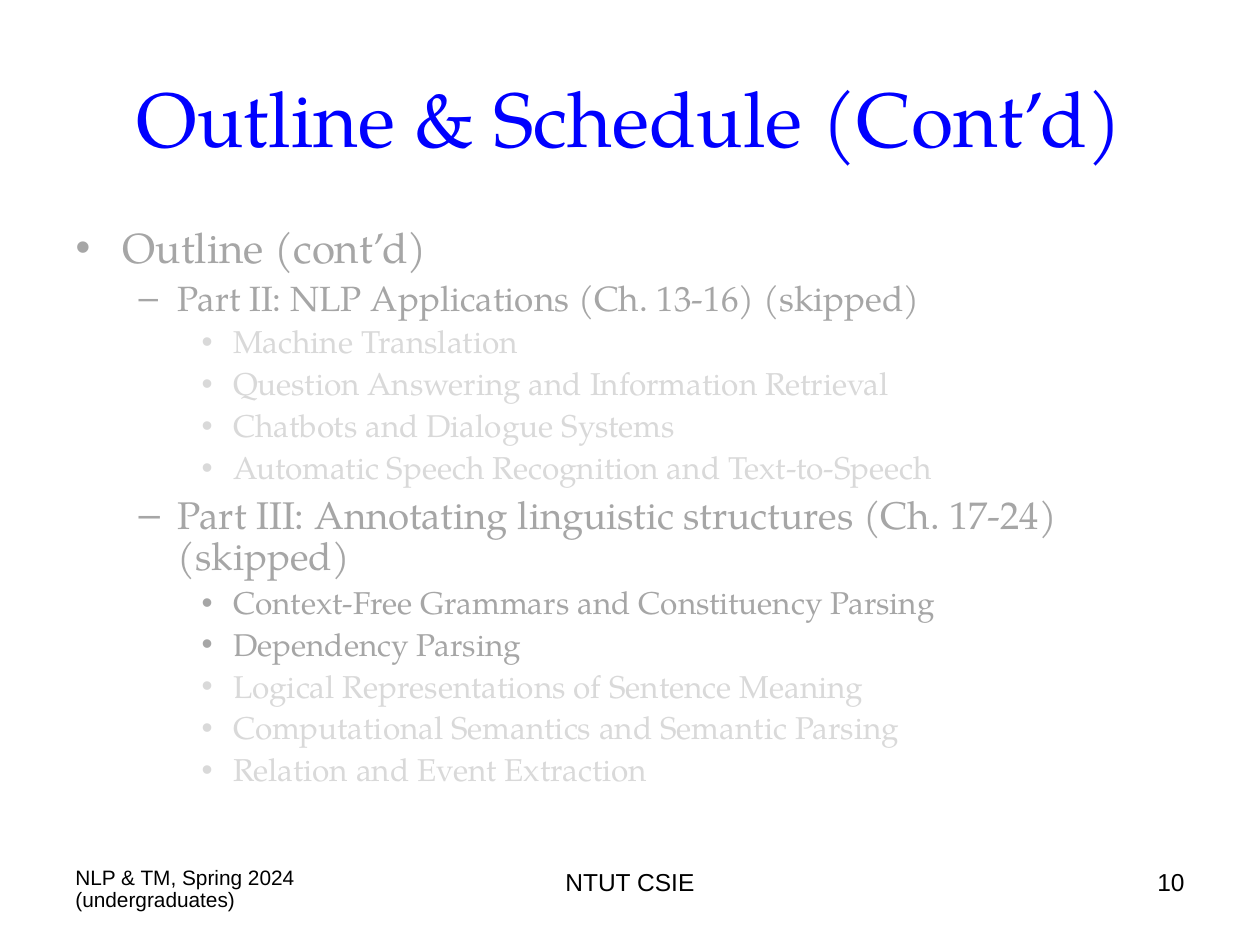
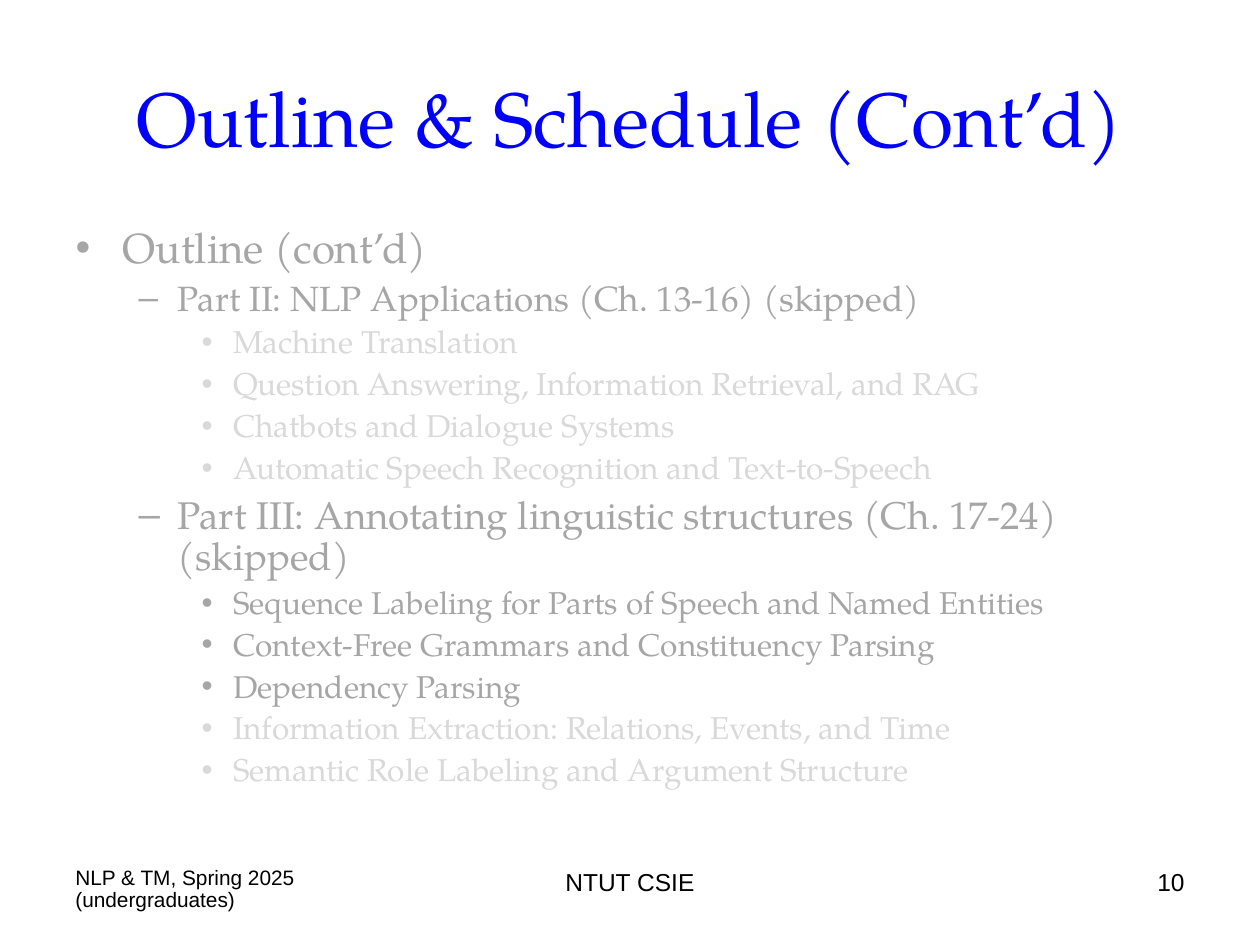
Before and after one commit to chriswjh/chriswjh.github.io, a slide deck: slide 10 of NLP_TM/00-Overview.ppt. Drawn at 1260x945 pixels with LibreOffice and Linux fonts; fonts in the diff are those of the drawing. Boxes give left, top, right and bottom in pixels: in the first picture for what was removed or moved away, otherwise in the second. Text is boxed around its words. In the diff, an @@ line names an element or a change of style, - is before the commit and + after.

```diff
--- a/NLP_TM/00-Overview.ppt
+++ b/NLP_TM/00-Overview.ppt
@@ text at (233, 358, 979, 409): text changed @@
-    • Question Answering and Information Retrieval
+    • Question Answering, Information Retrieval, and RAG
@@ text at (233, 591, 1045, 623): paragraph added @@
+    • Sequence Labeling for Parts of Speech and Named Entities
@@ text at (233, 702, 950, 795): text changed @@
-    • Logical Representations of Sentence Meaning
-    • Computational Semantics and Semantic Parsing
-    • Relation and Event Extraction
+    • Information Extraction: Relations, Events, and Time
+    • Semantic Role Labeling and Argument Structure
@@ text at (75, 870, 294, 912): text changed @@
-NLP & TM, Spring 2024 (undergraduates)
+NLP & TM, Spring 2025 (undergraduates)
```
Also in this commit, not shown: 45 other slides changed.
